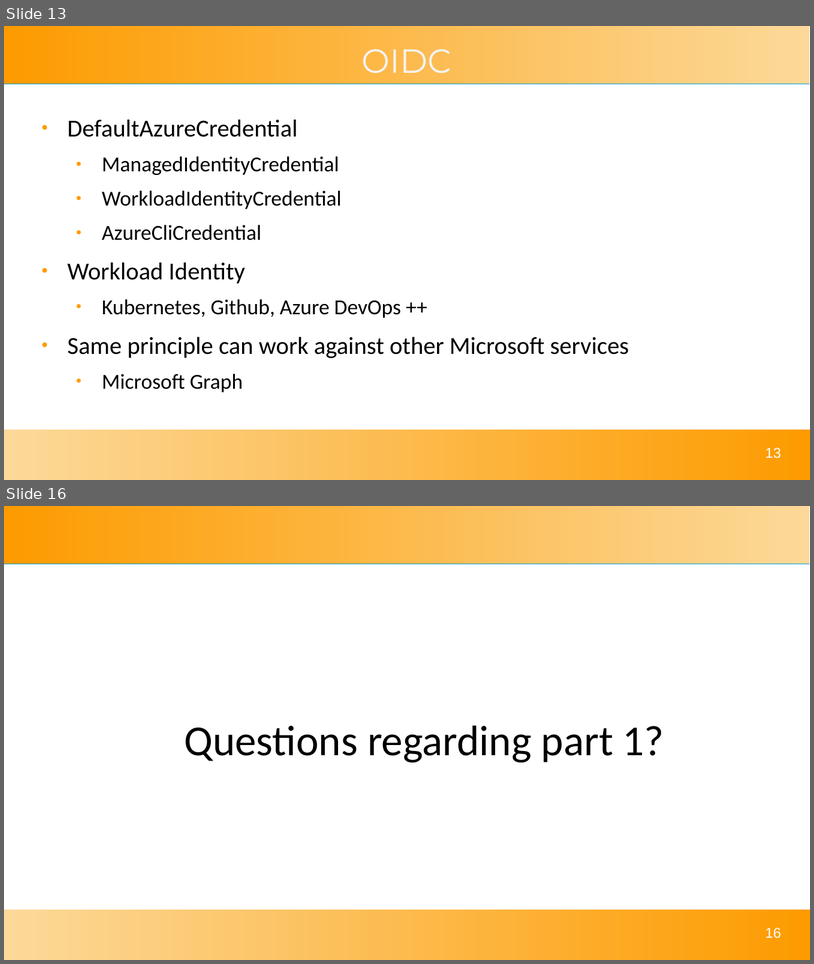
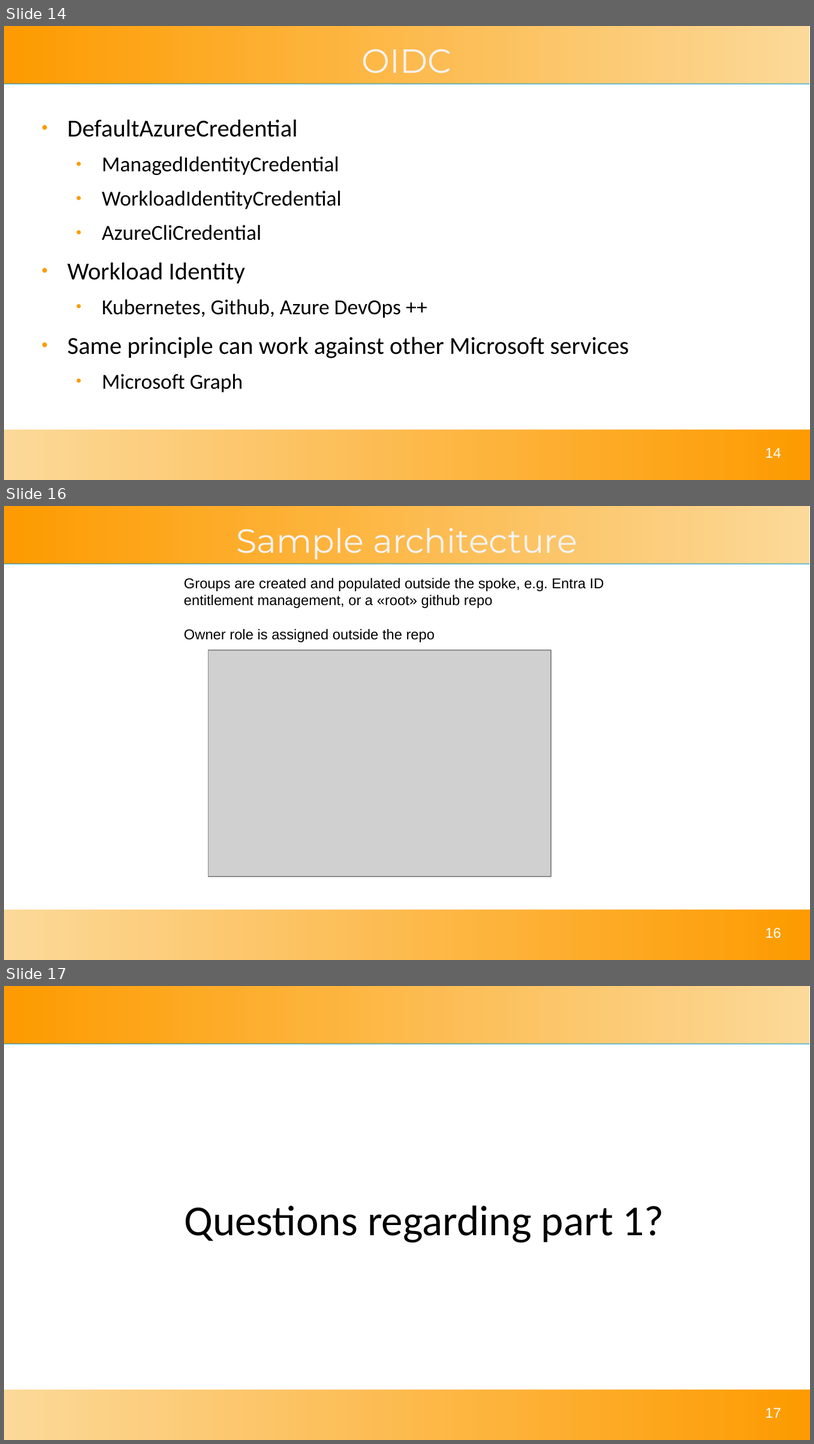
Before and after one commit to solomson/solom.tech, a slide deck: assets/talks/reducing-azure-risk.odp. Shown one above the other, each under a label of ours: slides 13 and 16 before the commit, slides 14, 16 and 17 after it; the slides between them are not shown. The pictures are 814x964 and 814x1444 pixels, drawn with LibreOffice and Linux fonts; fonts in the diff are those of the drawing; grey boxes stand for pictures. Boxes give left, top, right and bottom in pixels: in the first picture for what was removed or moved away, otherwise in the second. Text is boxed around its words. In the diff, an @@ line names an element or a change of style, - is before the commit and + after.

```diff
--- a/assets/talks/reducing-azure-risk.odp
+++ b/assets/talks/reducing-azure-risk.odp
@@ slide 16 added at (x1=4, y1=506, x2=810, y2=960), background #FFFFFF; not listed: 2 template elements that a slide beside it also shows @@
@@ title added at (x1=236, y1=528, x2=578, y2=559), 33 pt, text #F3F3F3 @@
+Sample architecture
@@ text added at (x1=184, y1=577, x2=605, y2=642), 14 pt, text #000000 @@
+Groups are created and populated outside the spoke, e.g. Entra ID entitlement management, or a «root» github repo
+Owner role is assigned outside the repo
@@ picture added at (x1=208, y1=650, x2=551, y2=876) @@
@@ page number added at (x1=765, y1=927, x2=781, y2=938), 14 pt, text #FFFFFF @@
+16
@@ what was slide 13 is now slide 14 @@
@@ page number at (x1=765, y1=447, x2=781, y2=457): text changed @@
-13
+14
@@ what was slide 16 is now slide 17 @@
@@ page number at (x1=765, y1=1407, x2=781, y2=1417): text changed @@
-16
+17
```
Also in this commit, not shown: 7 slides changed, 1 other file.
